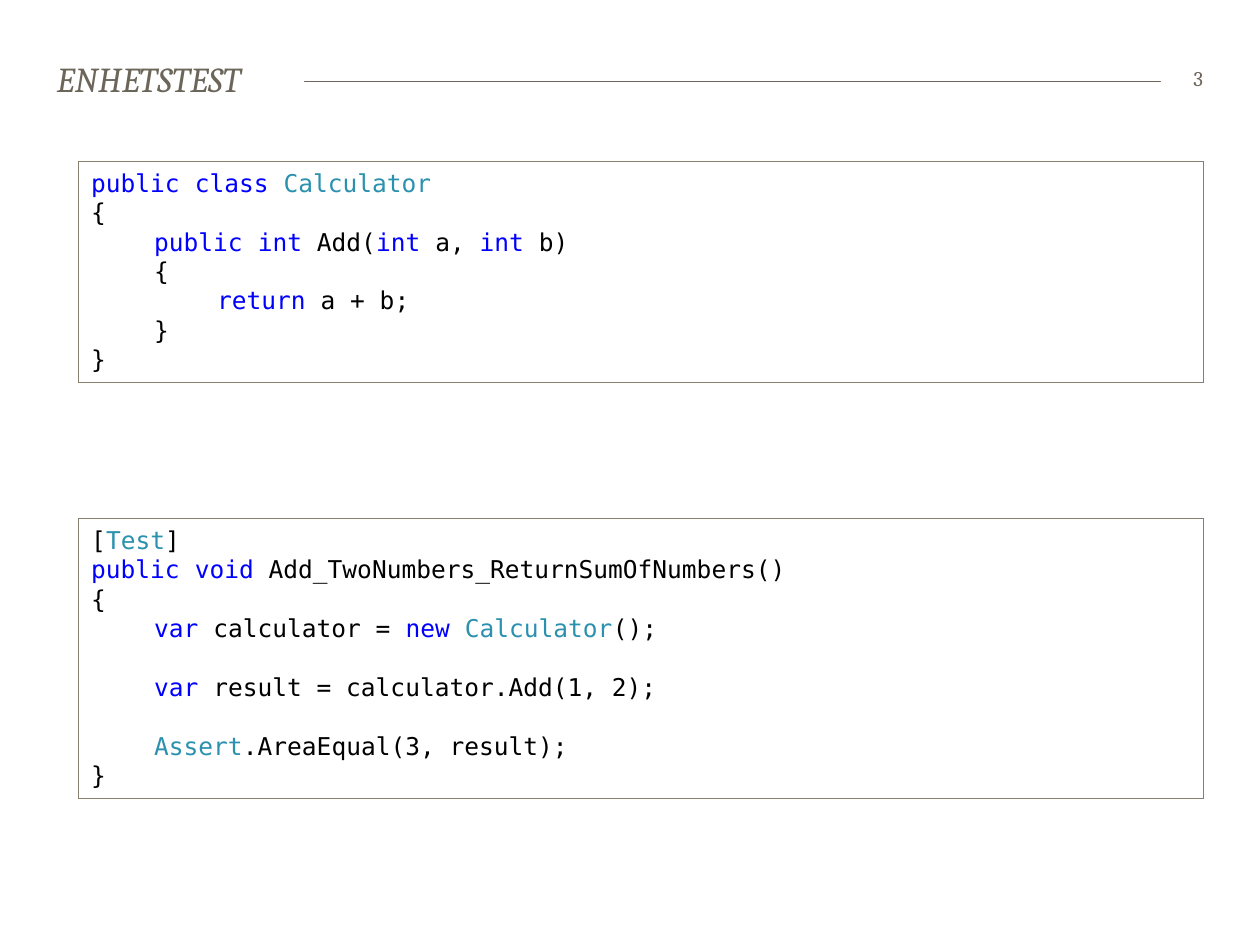
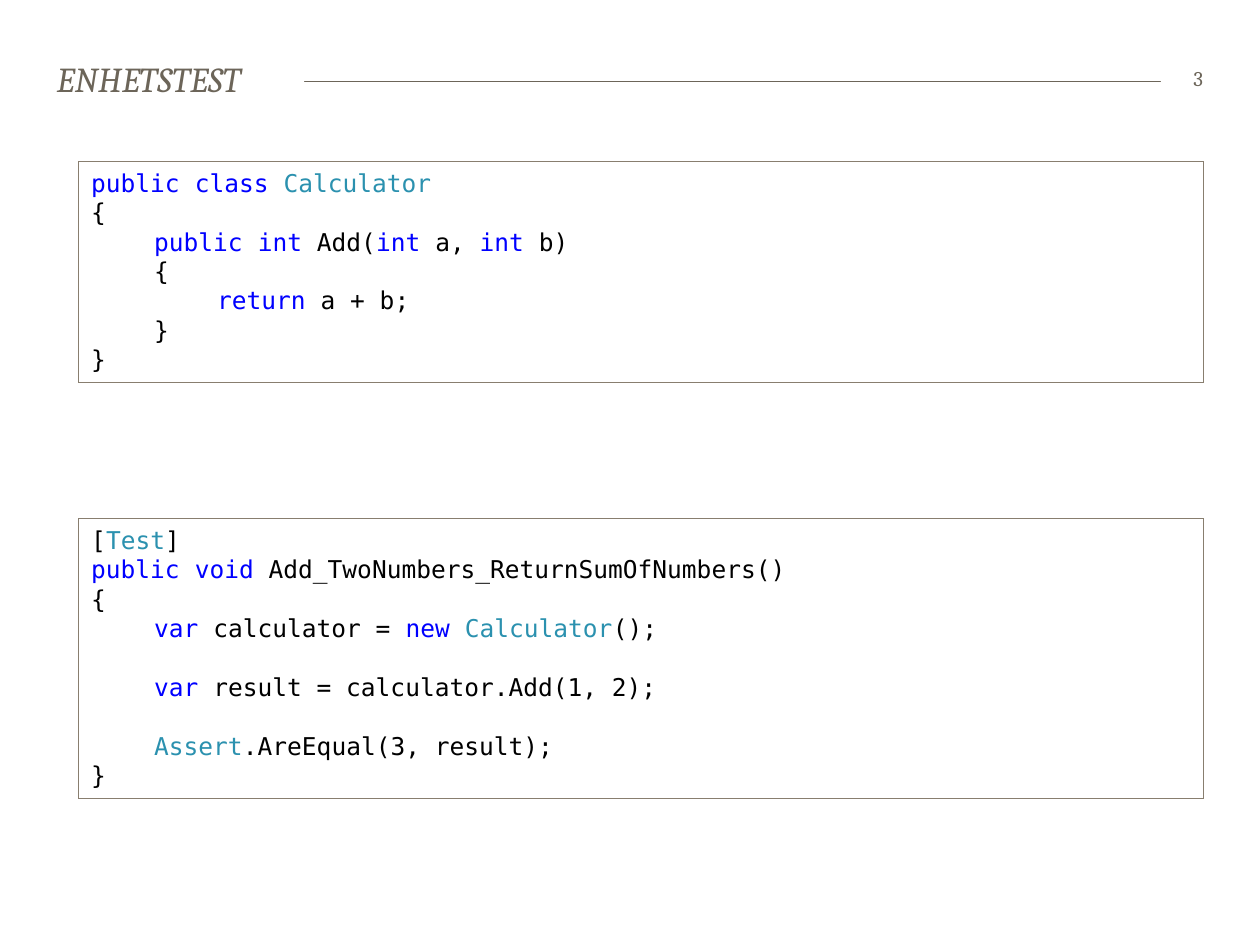
Before and after one commit to bekk/dotnetkurs, a slide deck: slide 3 of tdd/TDD.pptx. Drawn at 1260x945 pixels with LibreOffice and Linux fonts; fonts in the diff are those of the drawing. Boxes give left, top, right and bottom in pixels: in the first picture for what was removed or moved away, otherwise in the second. Text is boxed around its words. In the diff, an @@ line names an element or a change of style, - is before the commit and + after.

```diff
--- a/tdd/TDD.pptx
+++ b/tdd/TDD.pptx
@@ text in rectangle at <box>91,530,786,760</box>: text changed @@
-[Test]
-public void Add_TwoNumbers_ReturnSumOfNumbers()
-{
-var calculator = new Calculator();
-var result = calculator.Add(1, 2);
-Assert.AreaEqual(3, result);
-}
+[Test]
+public void Add_TwoNumbers_ReturnSumOfNumbers()
+{
+var calculator = new Calculator();
+var result = calculator.Add(1, 2);
+Assert.AreEqual(3, result);
+}
```
Also in this commit, not shown: 11 other slides changed, 31 other files.
